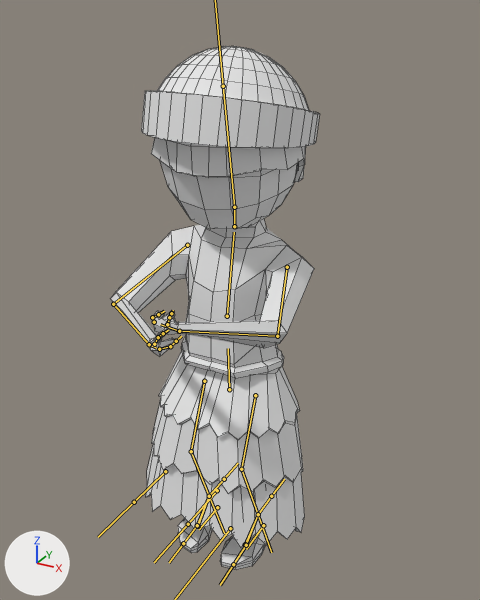
A saved change to the FBX model Map/Assets/Models/Summerian_civil/summerian_civil.fbx.
Camera for both pictures: a 50 mm camera at (8.33, -14.52, 15.39) aimed at (0.43, -0.17, 8.22). The lights are fixed; the arrows at lower left show +X, +Y and +Z. Both versions are drawn at frame 9 of the action 'Armature|Untitled.002'; the numbers are the values there. The bones that bend it are drawn over the model as lines. Mesh edges are drawn as thin lines.
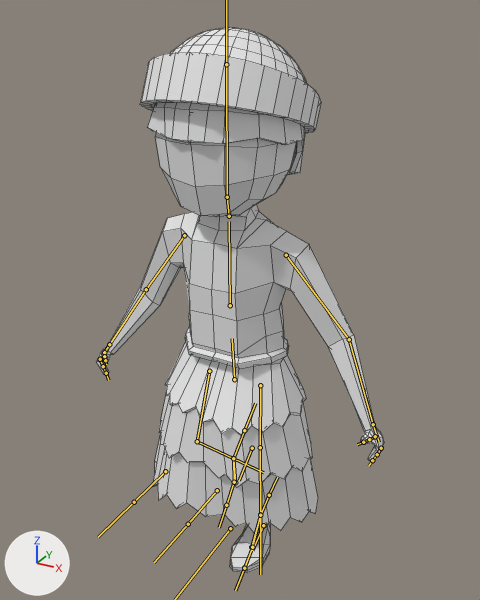
The change, as a diff of the scene's bpy script:
```diff
--- a/Map/Assets/Models/Summerian_civil/summerian_civil.fbx.py
+++ b/Map/Assets/Models/Summerian_civil/summerian_civil.fbx.py
@@ bone_abdomen @@
 bone_abdomen = bpy.data.objects['Armature'].pose.bones['Abdomen']  # child of 'Root'
-bone_abdomen.location = (0.0, -0.36, -0.01)
-bone_abdomen.rotation_quaternion = (1.0, 0.0, 0.0, 0.0)  # degrees (0, 0, 0)
+bone_abdomen.location = (-0.17, 0.01, 0.0)
+bone_abdomen.rotation_quaternion = (1.0, -0.014, -0.01, -0.005)  # degrees (-2, -1, -1)
@@ bone_pecho @@
 bone_pecho = bpy.data.objects['Armature'].pose.bones['Pecho']  # child of 'Abdomen'
-bone_pecho.rotation_quaternion = (0.998, -0.054, -0.003, -0.013)  # degrees (-6, 0, -2)
+bone_pecho.rotation_quaternion = (1.0, 0.0, 0.0, -0.006)  # degrees (0, 0, -1)
@@ bone_cabeza @@
 bone_cabeza = bpy.data.objects['Armature'].pose.bones['Cabeza']  # child of 'Cuello'
-bone_cabeza.rotation_quaternion = (0.988, 0.158, 0.0, 0.0)  # degrees (18, 0, 0)
+bone_cabeza.rotation_quaternion = (1.0, -0.023, 0.001, 0.004)  # degrees (-3, 0, 0)
@@ bone_brazo_l @@
 bone_brazo_l = bpy.data.objects['Armature'].pose.bones['Brazo.L']  # child of 'Pecho'
-bone_brazo_l.rotation_quaternion = (0.798, -0.226, -0.246, -0.502)  # degrees (-8, -38, -61)
+bone_brazo_l.rotation_quaternion = (1.0, 0.0, 0.0, 0.0)  # degrees (0, 0, 0)
@@ bone_antebrazo_l @@
 bone_antebrazo_l = bpy.data.objects['Armature'].pose.bones['Antebrazo.L']  # child of 'Brazo.L'
-bone_antebrazo_l.rotation_quaternion = (0.812, -0.402, 0.087, -0.414)  # degrees (-48, -11, -49)
+bone_antebrazo_l.rotation_quaternion = (1.0, 0.0, 0.0, 0.0)  # degrees (0, 0, 0)
@@ bone_mano_l @@
 bone_mano_l = bpy.data.objects['Armature'].pose.bones['Mano.L']  # child of 'Antebrazo.L'
-bone_mano_l.rotation_quaternion = (0.958, 0.087, -0.217, -0.168)  # degrees (15, -23, -23)
+bone_mano_l.rotation_quaternion = (1.0, 0.0, 0.0, 0.0)  # degrees (0, 0, 0)
@@ bone_dedos1_l @@
 bone_dedos1_l = bpy.data.objects['Armature'].pose.bones['Dedos1.L']  # child of 'Mano.L'
-bone_dedos1_l.rotation_quaternion = (0.98, 0.199, 0.0, 0.0)  # degrees (23, 0, 0)
+bone_dedos1_l.rotation_quaternion = (1.0, 0.0, 0.0, 0.0)  # degrees (0, 0, 0)
@@ bone_dedos2_l @@
 bone_dedos2_l = bpy.data.objects['Armature'].pose.bones['Dedos2.L']  # child of 'Dedos1.L'
-bone_dedos2_l.rotation_quaternion = (0.936, 0.35, -0.013, -0.029)  # degrees (41, 0, -4)
+bone_dedos2_l.rotation_quaternion = (1.0, 0.0, 0.0, 0.0)  # degrees (0, 0, 0)
@@ bone_pulgar2_l @@
 bone_pulgar2_l = bpy.data.objects['Armature'].pose.bones['Pulgar2.L']  # child of 'Pulgar1.L'
-bone_pulgar2_l.rotation_quaternion = (0.969, 0.007, 0.092, -0.227)  # degrees (-2, 10, -27)
+bone_pulgar2_l.rotation_quaternion = (1.0, 0.0, 0.0, 0.0)  # degrees (0, 0, 0)
@@ bone_brazo_r @@
 bone_brazo_r = bpy.data.objects['Armature'].pose.bones['Brazo.R']  # child of 'Pecho'
-bone_brazo_r.rotation_quaternion = (0.837, -0.248, 0.167, 0.459)  # degrees (-18, 30, 53)
+bone_brazo_r.rotation_quaternion = (1.0, 0.0, 0.0, 0.0)  # degrees (0, 0, 0)
@@ bone_antebrazo_r @@
 bone_antebrazo_r = bpy.data.objects['Armature'].pose.bones['Antebrazo.R']  # child of 'Brazo.R'
-bone_antebrazo_r.rotation_quaternion = (0.849, -0.366, -0.088, 0.371)  # degrees (-44, 7, 44)
+bone_antebrazo_r.rotation_quaternion = (1.0, 0.0, 0.0, 0.0)  # degrees (0, 0, 0)
@@ bone_mano_r @@
 bone_mano_r = bpy.data.objects['Armature'].pose.bones['Mano.R']  # child of 'Antebrazo.R'
-bone_mano_r.rotation_quaternion = (0.958, 0.087, 0.217, 0.168)  # degrees (15, 23, 23)
+bone_mano_r.rotation_quaternion = (1.0, 0.0, 0.0, 0.0)  # degrees (0, 0, 0)
@@ bone_dedos1_r @@
 bone_dedos1_r = bpy.data.objects['Armature'].pose.bones['Dedos1.R']  # child of 'Mano.R'
-bone_dedos1_r.rotation_quaternion = (0.98, 0.199, 0.0, 0.0)  # degrees (23, 0, 0)
+bone_dedos1_r.rotation_quaternion = (1.0, 0.0, 0.0, 0.0)  # degrees (0, 0, 0)
@@ bone_dedos2_r @@
 bone_dedos2_r = bpy.data.objects['Armature'].pose.bones['Dedos2.R']  # child of 'Dedos1.R'
-bone_dedos2_r.rotation_quaternion = (0.936, 0.35, 0.013, 0.029)  # degrees (41, 0, 4)
+bone_dedos2_r.rotation_quaternion = (1.0, 0.0, 0.0, 0.0)  # degrees (0, 0, 0)
@@ bone_pulgar2_r @@
 bone_pulgar2_r = bpy.data.objects['Armature'].pose.bones['Pulgar2.R']  # child of 'Pulgar1.R'
-bone_pulgar2_r.rotation_quaternion = (0.969, 0.007, -0.092, 0.227)  # degrees (-2, -10, 27)
+bone_pulgar2_r.rotation_quaternion = (1.0, 0.0, 0.0, 0.0)  # degrees (0, 0, 0)
@@ bone_femur_l @@
 bone_femur_l = bpy.data.objects['Armature'].pose.bones['Femur.L']  # child of 'Abdomen'
-bone_femur_l.rotation_quaternion = (0.98, -0.2, 0.006, -0.003)  # degrees (-23, 1, 0)
+bone_femur_l.rotation_quaternion = (1.0, 0.002, 0.024, 0.009)  # degrees (0, 3, 1)
@@ bone_tibia_l @@
 bone_tibia_l = bpy.data.objects['Armature'].pose.bones['Tibia.L']  # child of 'Femur.L'
-bone_tibia_l.rotation_quaternion = (0.933, 0.36, 0.0, 0.0)  # degrees (42, 0, 0)
+bone_tibia_l.rotation_quaternion = (1.0, -0.025, 0.0, 0.0)  # degrees (-3, 0, 0)
@@ bone_femur_r @@
 bone_femur_r = bpy.data.objects['Armature'].pose.bones['Femur.R']  # child of 'Abdomen'
-bone_femur_r.rotation_quaternion = (0.98, -0.2, -0.006, 0.003)  # degrees (-23, -1, 0)
+bone_femur_r.rotation_quaternion = (0.981, -0.192, 0.033, 0.002)  # degrees (-22, 4, 0)
@@ bone_tibia_r @@
 bone_tibia_r = bpy.data.objects['Armature'].pose.bones['Tibia.R']  # child of 'Femur.R'
-bone_tibia_r.rotation_quaternion = (0.933, 0.36, 0.0, 0.0)  # degrees (42, 0, 0)
+bone_tibia_r.rotation_quaternion = (0.85, 0.527, 0.0, 0.0)  # degrees (64, 0, 0)
@@ bone_pierna_control_l @@
 bone_pierna_control_l = bpy.data.objects['Armature'].pose.bones['Pierna_Control.L']  # child of 'Root'
-bone_pierna_control_l.rotation_quaternion = (1.0, 0.0, 0.0, 0.0)  # degrees (0, 0, 0)
+bone_pierna_control_l.rotation_quaternion = (0.996, 0.0, 0.0, 0.087)  # degrees (0, 0, 10)
@@ bone_pierna_control_r @@
 bone_pierna_control_r = bpy.data.objects['Armature'].pose.bones['Pierna_Control.R']  # child of 'Root'
-bone_pierna_control_r.location = (0.0, 0.0, 0.0)
-bone_pierna_control_r.rotation_quaternion = (1.0, 0.0, 0.0, 0.0)  # degrees (0, 0, 0)
+bone_pierna_control_r.location = (-0.52, -1.46, 1.68)
+bone_pierna_control_r.rotation_quaternion = (0.89, -0.447, 0.039, -0.078)  # degrees (-53, 0, -10)
```

Boxes [x1, y1, x2, y2] around the edits, measured in the pictures (480 x 600 px):
'Cube.003', posed (37% wider)
    before: [110, 46, 320, 570]
    after: [96, 27, 384, 572]
bone 'Abdomen', root to tip
    before: (229, 389) to (228, 348)
    after: (234, 379) to (232, 338)
bone 'Pecho', root to tip
    before: (227, 316) to (234, 232)
    after: (230, 305) to (229, 221)
bone 'Cabeza', root to tip
    before: (234, 207) to (223, 86)
    after: (227, 197) to (226, 64)
bone 'Brazo.L', root to tip
    before: (287, 267) to (277, 336)
    after: (286, 255) to (349, 339)
bone 'Antebrazo.L', root to tip
    before: (277, 336) to (179, 331)
    after: (349, 339) to (373, 424)
bone 'Mano.L', root to tip
    before: (179, 331) to (160, 324)
    after: (373, 424) to (379, 442)
bone 'Dedos1.L', root to tip
    before: (154, 322) to (152, 317)
    after: (381, 448) to (377, 454)
bone 'Dedos2.L', root to tip
    before: (152, 317) to (158, 314)
    after: (377, 454) to (372, 460)
bone 'Pulgar2.L', root to tip
    before: (169, 317) to (171, 313)
    after: (369, 439) to (363, 442)
bone 'Brazo.R', root to tip
    before: (187, 245) to (113, 304)
    after: (184, 235) to (146, 289)
bone 'Antebrazo.R', root to tip
    before: (113, 304) to (149, 344)
    after: (146, 289) to (109, 344)
bone 'Mano.R', root to tip
    before: (149, 344) to (156, 348)
    after: (109, 344) to (102, 355)
bone 'Dedos1.R', root to tip
    before: (159, 349) to (170, 346)
    after: (100, 359) to (103, 366)
bone 'Dedos2.R', root to tip
    before: (170, 346) to (176, 341)
    after: (103, 366) to (106, 373)
bone 'Pulgar2.R', root to tip
    before: (158, 337) to (163, 333)
    after: (104, 356) to (105, 360)
bone 'Femur.L', root to tip
    before: (255, 395) to (241, 469)
    after: (260, 385) to (260, 447)
bone 'Tibia.L', root to tip
    before: (241, 469) to (258, 514)
    after: (260, 447) to (260, 514)
bone 'Femur.R', root to tip
    before: (204, 381) to (191, 451)
    after: (209, 371) to (197, 441)
bone 'Tibia.R', root to tip
    before: (191, 451) to (209, 496)
    after: (197, 441) to (233, 458)
bone 'Pierna_Control.L', root to tip
    before: (263, 525) to (246, 549)
    after: (263, 525) to (252, 550)
bone 'Pierna_Control.R', root to tip
    before: (217, 507) to (199, 529)
    after: (252, 448) to (239, 480)
